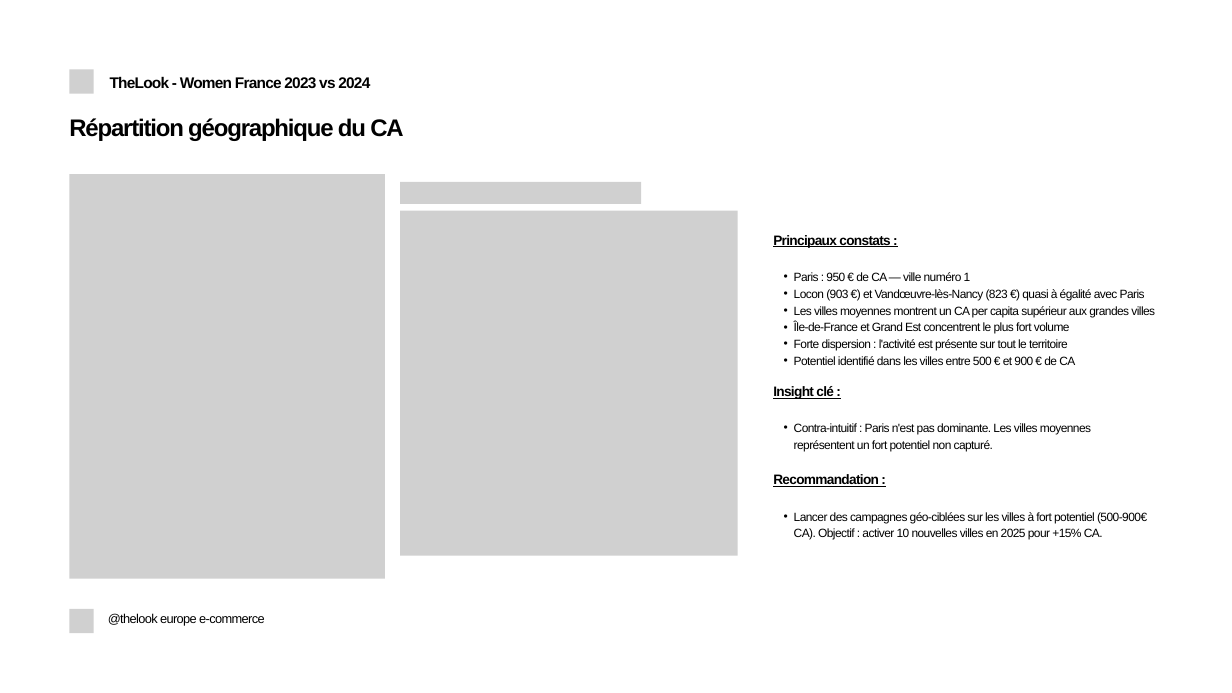
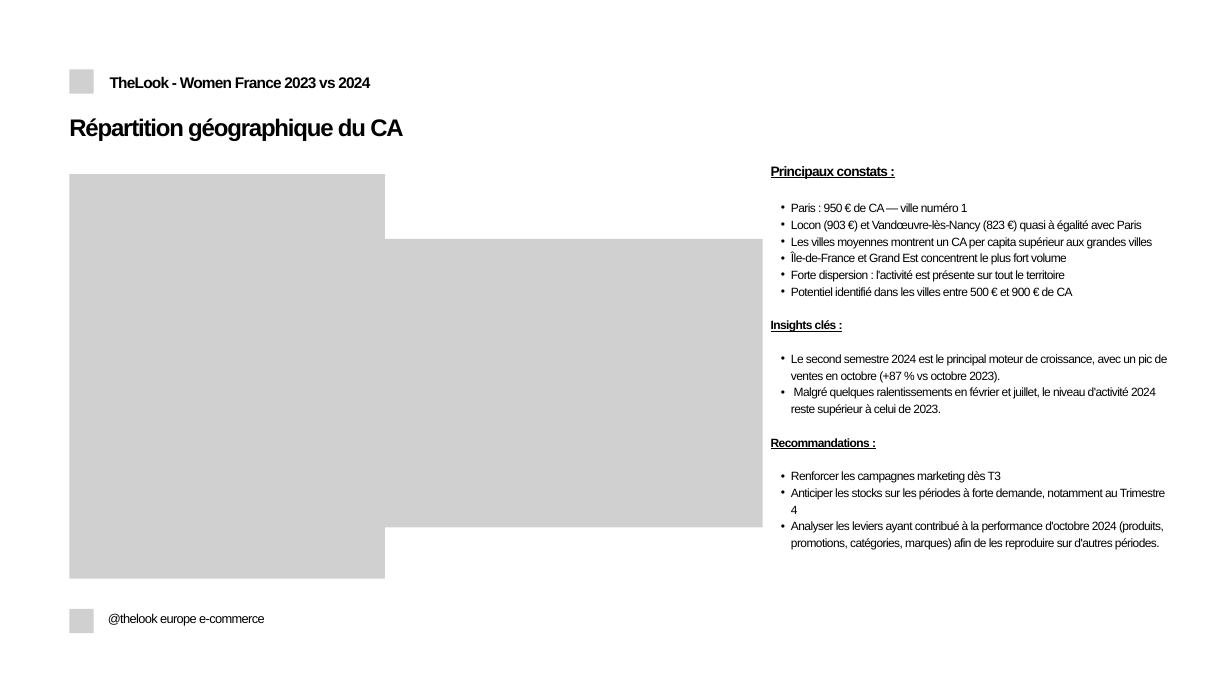
Before and after one commit to fko-data-sport/thelook-da-projet, a slide deck: slide 16 of slides/soutenance_20min.pptx. Drawn at 1232x693 pixels with LibreOffice and Linux fonts; fonts in the diff are those of the drawing; grey boxes stand for pictures; background and template pictures are left out. Boxes give left, top, right and bottom in pixels: in the first picture for what was removed or moved away, otherwise in the second. Text is boxed around its words. In the diff, an @@ line names an element or a change of style, - is before the commit and + after.

```diff
--- a/slides/soutenance_20min.pptx
+++ b/slides/soutenance_20min.pptx
@@ text "Principaux constats :": place and size @@
-text "Principaux constats :" at bbox=[773, 235, 1155, 365]
+text "Principaux constats :" at bbox=[771, 166, 1168, 550]
@@ picture removed at bbox=[400, 182, 641, 203] @@
@@ picture: place and size @@
-picture at bbox=[400, 211, 737, 556]
+picture at bbox=[371, 239, 763, 527]
@@ text at bbox=[771, 320, 1168, 550]: paragraphs added @@
+Insights clés :
+  • Le second semestre 2024 est le principal moteur de croissance, avec un pic de ventes en octobre (+87 % vs octobre 2023).
+  • Malgré quelques ralentissements en février et juillet, le niveau d'activité 2024 reste supérieur à celui de 2023.
+Recommandations :
+  • Renforcer les campagnes marketing dès T3
+  • Anticiper les stocks sur les périodes à forte demande, notamment au Trimestre 4
+  • Analyser les leviers ayant contribué à la performance d'octobre 2024 (produits, promotions, catégories, marques) afin de les reproduire sur d'autres périodes.
@@ text removed at bbox=[773, 385, 1147, 540] @@
-Insight clé :
-  • Contra-intuitif : Paris n'est pas dominante. Les villes moyennes représentent un fort potentiel non capturé.
-Recommandation :
-  • Lancer des campagnes géo-ciblées sur les villes à fort potentiel (500-900€ CA). Objectif : activer 10 nouvelles villes en 2025 pour +15% CA.
```
Also in this commit, not shown: 1 other slide changed.
